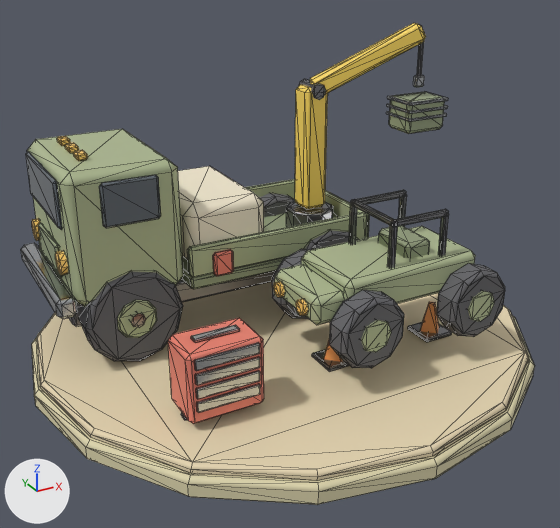
The glTF model assets/models/route/mechanic_point.glb: old version first, new version second.
Before and after are seen from a camera (50 mm lens) standing at (-4.3, -7.78, 5.03) and looking at (-0.15, -0.26, 1.27). Lighting does not change. The marker at lower left points along +X, +Y and +Z. The first picture is the older version. Mesh edges are drawn as thin lines. Vertices at exactly the same position are counted once.

Objects in the first picture: 'MerchantShop'.
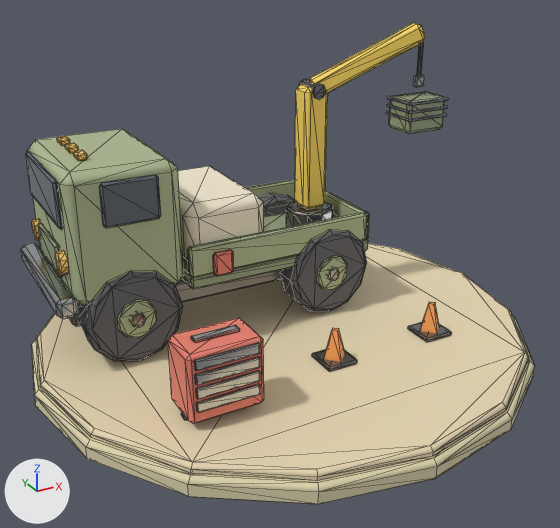
Pixel boxes [x1, y1, x2, y2] of what changed, in the pictures (560 x 528 px):
part 1 of me_tile_plinth_001, deleted: before [272, 190, 505, 368]

The edits, one by one:
me_tile_plinth_001 is used by ob_merchantshop; location (0.0, 0.0, 0.0).
me_tile_plinth_001 had 1892 vertices, 3492 faces and spanned x -3.15..3.15, y -3.15..3.15, z 0.0..3.9.
me_tile_plinth_001 now has 1396 vertices, 2580 faces and spans x -3.15..3.15, y -3.15..3.15, z 0.0..3.9.
me_tile_plinth_001 part 1: 20 loose pieces with 496 vertices, spanning x -0.57..1.87, y -2.02..-0.38, z 0.66..2.14, are deleted.
